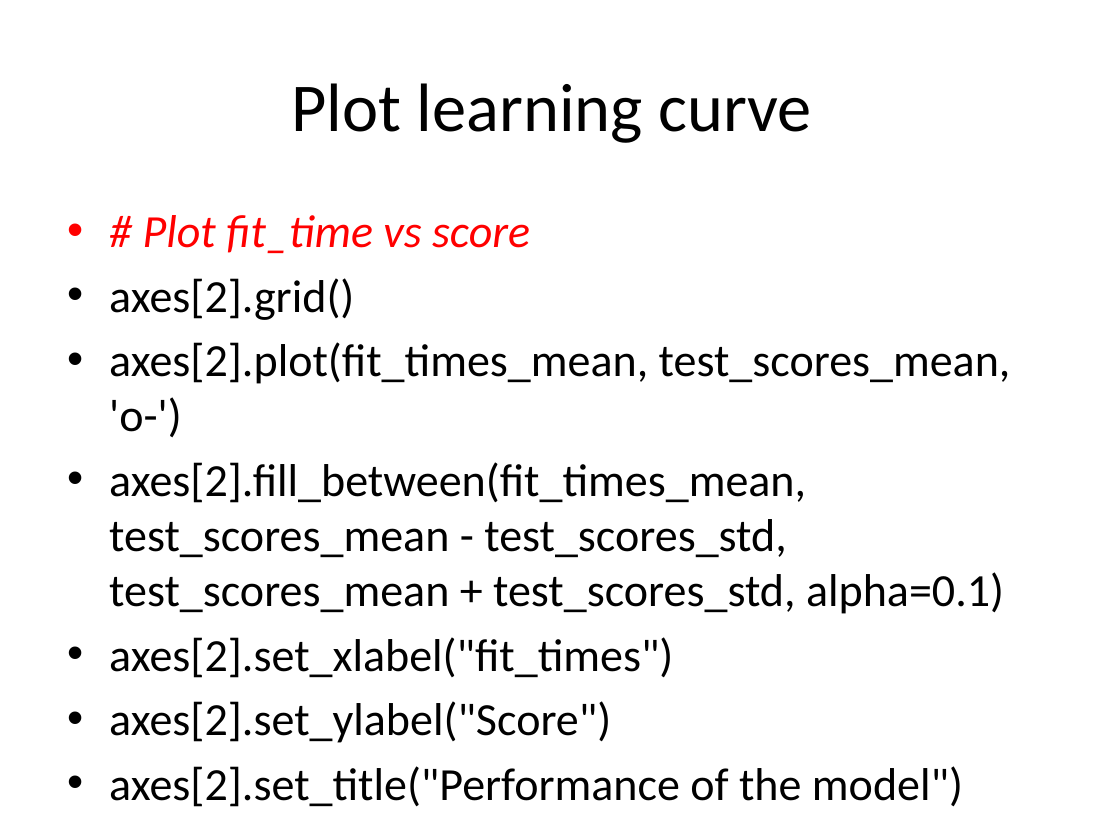
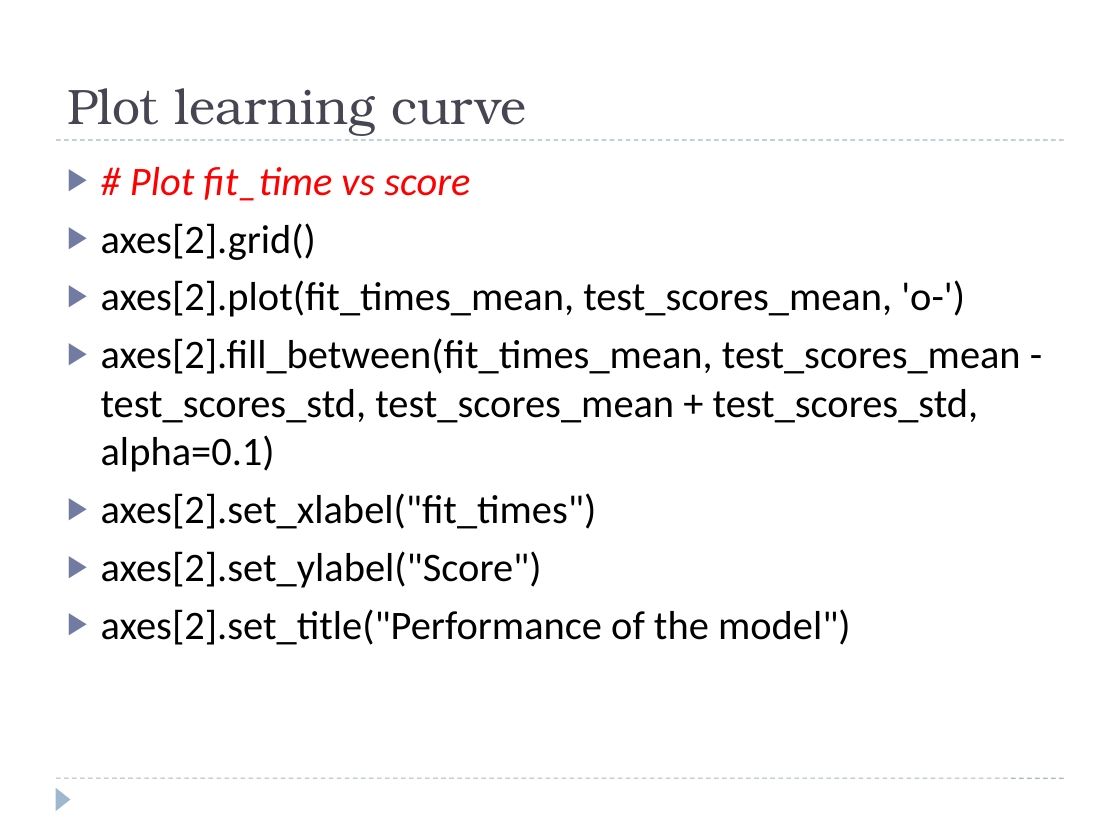
Before and after one commit to Zhouzhenjie09/IOD, a slide deck: slide 29 of 1_lab/project 2/Project_2.pptx (slide 17 before the commit). Drawn at 1120x840 pixels with LibreOffice and Linux fonts; fonts in the diff are those of the drawing. Boxes give left, top, right and bottom in pixels: in the first picture for what was removed or moved away, otherwise in the second. Text is boxed around its words. In the diff, an @@ line names an element or a change of style, - is before the commit and + after.

```diff
--- a/1_lab/project 2/Project_2.pptx
+++ b/1_lab/project 2/Project_2.pptx
@@ title "Plot learning curve": place and size @@
-title "Plot learning curve" at (292,83,811,143)
+title "Plot learning curve" at (67,88,526,136)
@@ title "Plot learning curve" at (67,88,526,136): size 44 to 32 pt, font Calibri to TeX Gyre Bonum, text colour #000000 to #464653; alignment centre to left; vertical alignment middle to bottom @@
@@ text "# Plot fit_time vs score": place and size @@
-text "# Plot fit_time vs score" at (109,215,1011,807)
+text "# Plot fit_time vs score" at (101,167,1021,645)
@@ text "# Plot fit_time vs score" at (101,167,1021,645): size 29.6 to 26 pt; bullet • to ▶ @@
@@ line added from (56, 140) to (1064, 140), #9FB8CD 0.75 pt dashed @@
@@ line added from (56, 778) to (1064, 778), #9FB8CD 0.75 pt dashed @@
@@ triangle added at (56,787,71,811), fill #9FB8CD @@
```
Also in this commit, not shown: 14 other slides changed, 14 slides added, 2 slides removed, 45 other files.
